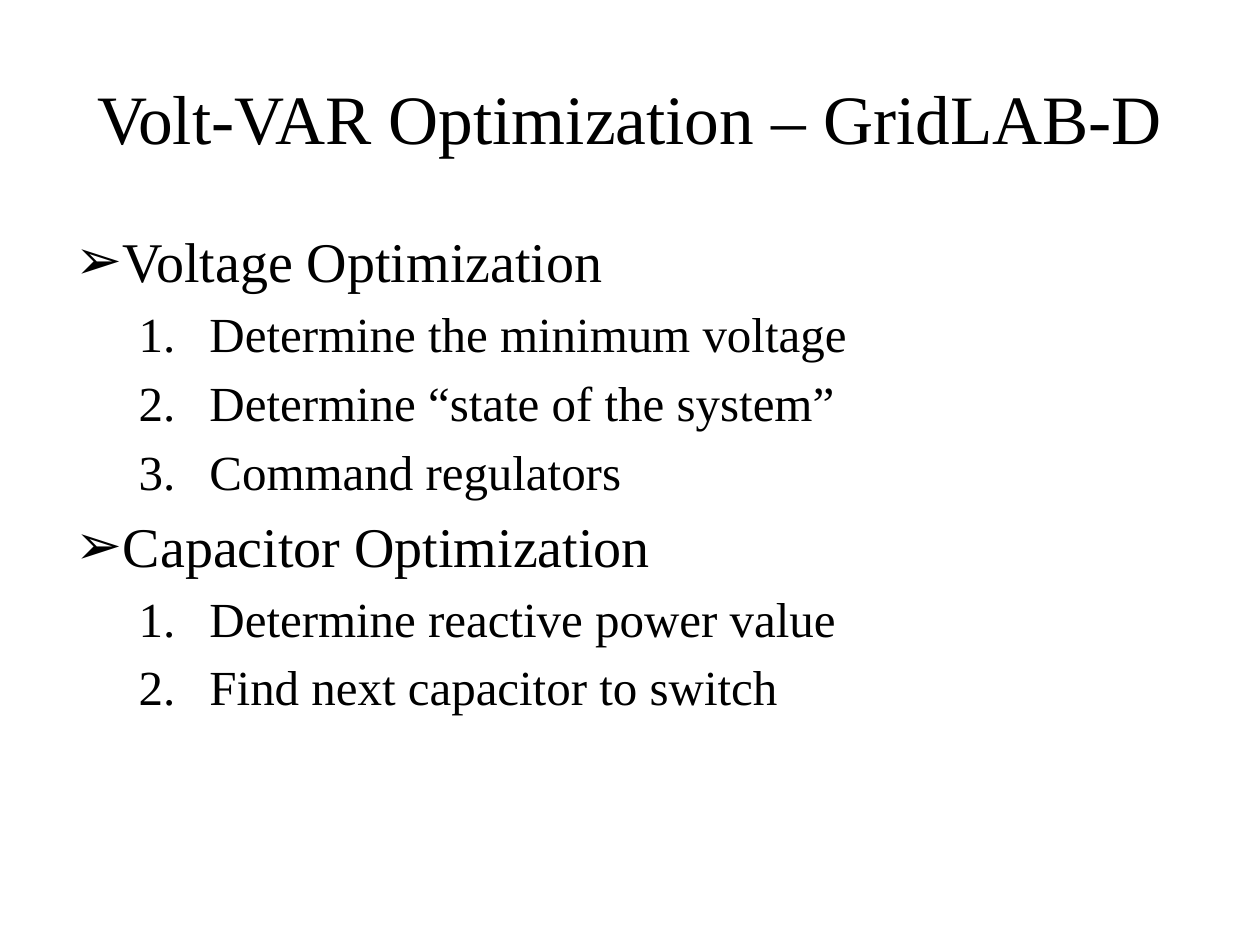
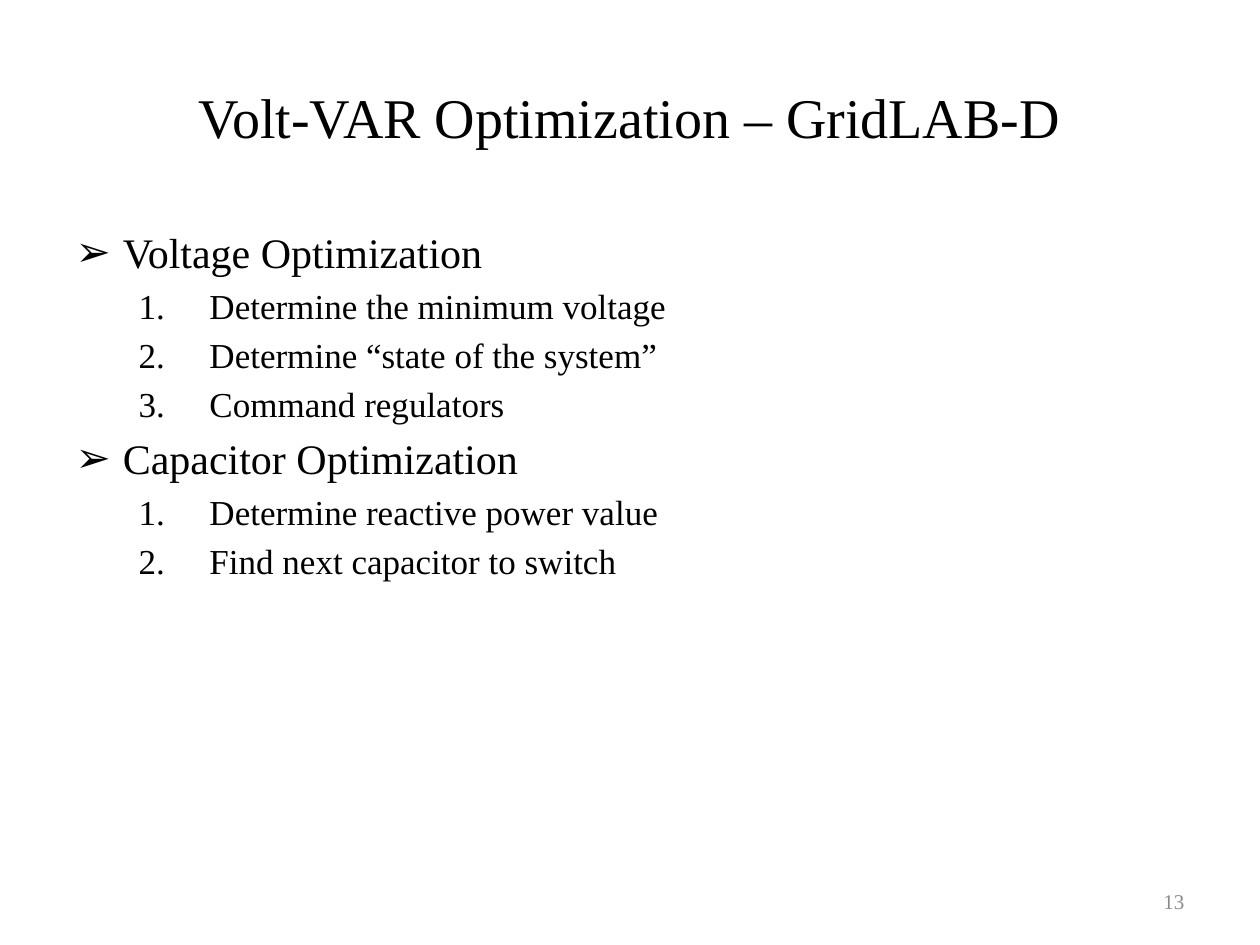
Before and after one commit to gridlab-d/course, a slide deck: slide 13 of University of Washington Class/Module 6 - Volt-VAR Optimization.pptx (slide 12 before the commit). Drawn at 1260x945 pixels with LibreOffice and Linux fonts; fonts in the diff are those of the drawing. Boxes give left, top, right and bottom in pixels: in the first picture for what was removed or moved away, otherwise in the second. Text is boxed around its words. In the diff, an @@ line names an element or a change of style, - is before the commit and + after.

```diff
--- a/University of Washington Class/Module 6 - Volt-VAR Optimization.pptx
+++ b/University of Washington Class/Module 6 - Volt-VAR Optimization.pptx
@@ title "Volt-VAR Optimization – GridLAB-D" at (x1=199, y1=99, x2=1060, y2=149): size 39.6 to 32 pt @@
@@ text "Voltage Optimization" at (x1=123, y1=239, x2=666, y2=581): size 32 to 24 pt in "Voltage Optimization", "Capacitor Optimization"; size 28 to 20 pt in "Determine the minimum voltage", "Determine “state of the system”", "Command regulators", "Determine reactive power value" and 1 more places; less space between paragraphs @@
@@ page number added at (x1=1163, y1=895, x2=1184, y2=909), 12 pt, text #8C8C8C @@
+13
```
Also in this commit, not shown: 29 other slides changed, 1 slide added, 7 other files.
